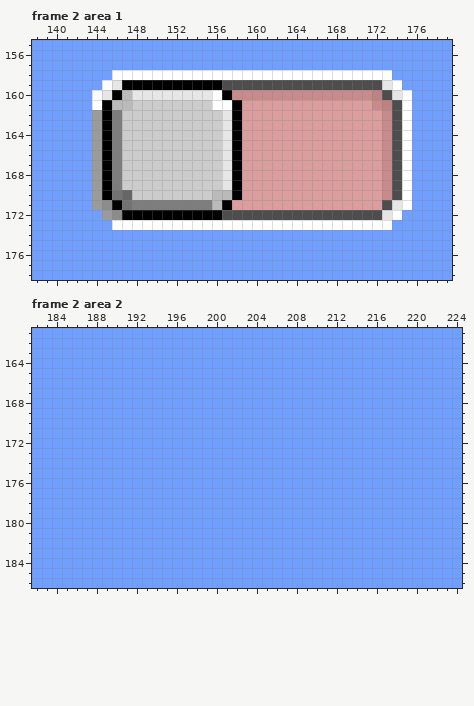
Pixel-art file -- resources/test/test.aseprite. Above: the version before the commit.
512x512 pixels, 2 frames. Colours within 5 levels of each other are drawn and written as one. Shown: frame 2 area 1: x 138..179, y 155..178; frame 2 area 2: x 182..224, y 161..186. The commit also changed other frames or places, which this record leaves out.
New version:
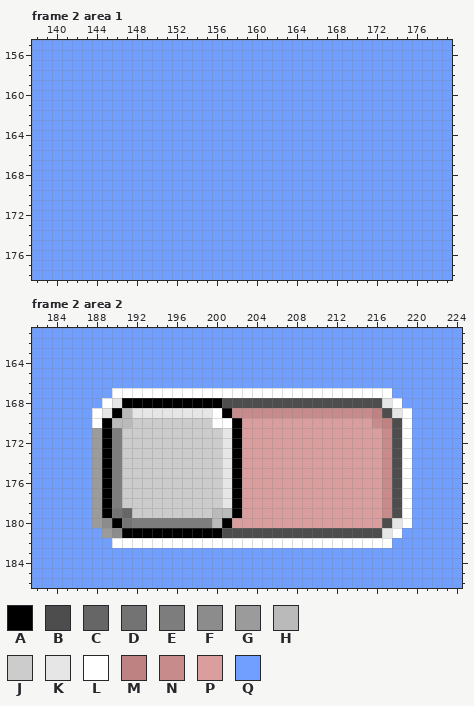
Palette (. is transparent): A #000000  B #4d4d4d  C #666666  D #737373  E #7d7d7d  F #8c8c8c  G #9b9b9b  H #bababa  J #cccccc  K #e6e6e6  L #ffffff  M #bf8282  N #c88b8b  P #db9e9e  Q #709fff
What changed:
Frame 2 area 1, layers "switch/button", "switch/color", "switch/bg":
y 158: x 146..173 LLLLLLLLLLLLLLLLLLLLLLLLLLLL -> QQQQQQQQQQQQQQQQQQQQQQQQQQQQ
y 159: x 145..174 LKAAAAAAAAAABBBBBBBBBBBBBBBBKL -> QQQQQQQQQQQQQQQQQQQQQQQQQQQQQQ
y 160: x 144..175 LKAHKKKKKKKKLANNNNNNNNNNNNNNMBKL -> QQQQQQQQQQQQQQQQQQQQQQQQQQQQQQQQ
y 161: x 144..175 LAHHJJJJJJJJLLAPPPPPPPPPPPPPNMBL -> QQQQQQQQQQQQQQQQQQQQQQQQQQQQQQQQ
y 162..169: x 144..175 GAEJJJJJJJJJJKAPPPPPPPPPPPPPPNBL -> QQQQQQQQQQQQQQQQQQQQQQQQQQQQQQQQ
y 170: x 144..175 GADCJJJJJJJJHHAPPPPPPPPPPPPPPNBL -> QQQQQQQQQQQQQQQQQQQQQQQQQQQQQQQQ
y 171: x 144..175 GFADEEEEEEEEHAPPPPPPPPPPPPPPPBKL -> QQQQQQQQQQQQQQQQQQQQQQQQQQQQQQQQ
y 172: x 145..174 GFAAAAAAAAAABBBBBBBBBBBBBBBBKL -> QQQQQQQQQQQQQQQQQQQQQQQQQQQQQQ
y 173: x 146..173 LLLLLLLLLLLLLLLLLLLLLLLLLLLL -> QQQQQQQQQQQQQQQQQQQQQQQQQQQQ
Frame 2 area 2, layers "switch/button", "switch/color", "switch/bg":
y 167: x 190..217 QQQQQQQQQQQQQQQQQQQQQQQQQQQQ -> LLLLLLLLLLLLLLLLLLLLLLLLLLLL
y 168: x 189..218 QQQQQQQQQQQQQQQQQQQQQQQQQQQQQQ -> LKAAAAAAAAAABBBBBBBBBBBBBBBBKL
y 169: x 188..219 QQQQQQQQQQQQQQQQQQQQQQQQQQQQQQQQ -> LKAHKKKKKKKKLANNNNNNNNNNNNNNMBKL
y 170: x 188..219 QQQQQQQQQQQQQQQQQQQQQQQQQQQQQQQQ -> LAHHJJJJJJJJLLAPPPPPPPPPPPPPNMBL
y 171..178: x 188..219 QQQQQQQQQQQQQQQQQQQQQQQQQQQQQQQQ -> GAEJJJJJJJJJJKAPPPPPPPPPPPPPPNBL
y 179: x 188..219 QQQQQQQQQQQQQQQQQQQQQQQQQQQQQQQQ -> GADCJJJJJJJJHHAPPPPPPPPPPPPPPNBL
y 180: x 188..219 QQQQQQQQQQQQQQQQQQQQQQQQQQQQQQQQ -> GFADEEEEEEEEHAPPPPPPPPPPPPPPPBKL
y 181: x 189..218 QQQQQQQQQQQQQQQQQQQQQQQQQQQQQQ -> GFAAAAAAAAAABBBBBBBBBBBBBBBBKL
y 182: x 190..217 QQQQQQQQQQQQQQQQQQQQQQQQQQQQ -> LLLLLLLLLLLLLLLLLLLLLLLLLLLL
Pixel boxes of the changes (left, top, right, bottom) in both pictures:
changed: (92, 70, 412, 230)
changed: (92, 388, 412, 548)
